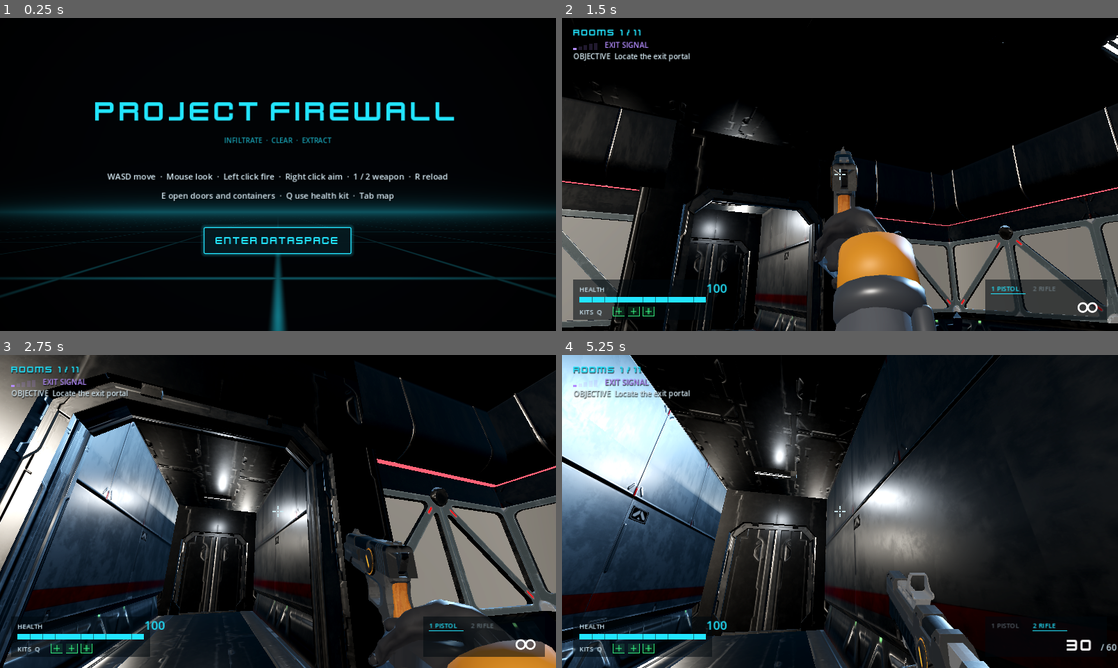
Above: before the commit, frames 1-4 (two rows, left to right).
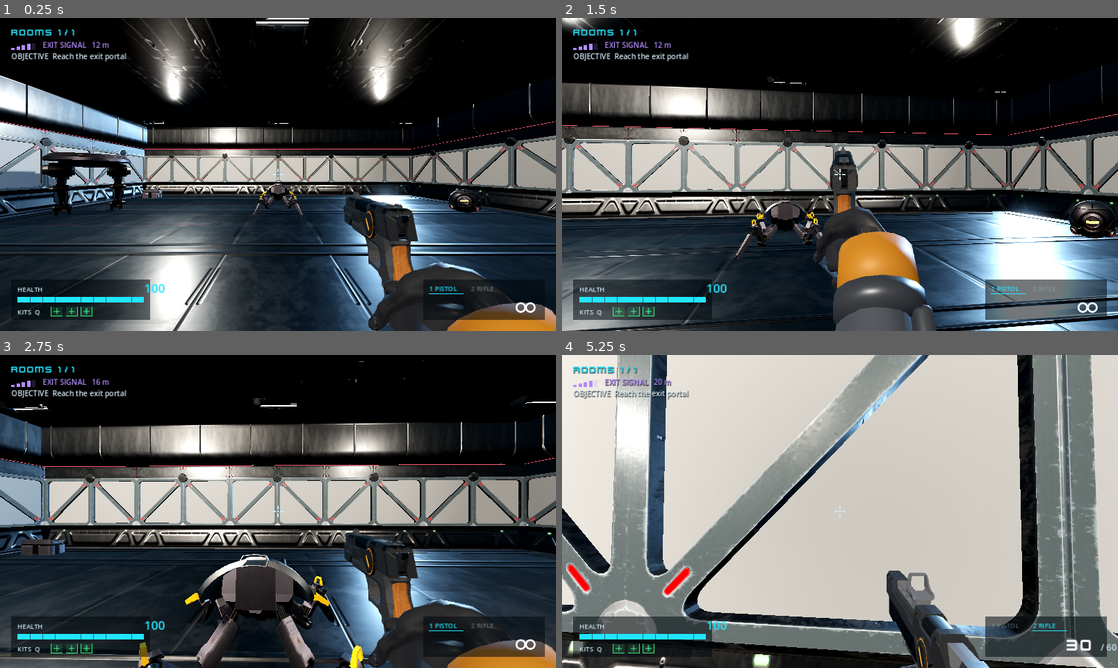
Above: after the commit, the same moments.

Repository: willsertorio/godot-blender
Game: Godot game, scene res://scenes/main.tscn
The game is run twice, just before and just after one commit, with the same random seed, the same clock (stepped at 60 frames per second) and the same inputs.
Inputs (mouse positions are in pixels of both pictures, inside the frame that each line leads up to):
- Up to frame 1 (0.25 s): no input
- Up to frame 2 (1.5 s): click (840, 240) at 0.5 s, where only the run before the commit has a clickable "ENTER DATASPACE"; move the mouse to (867, 174) at 1.27 s; hold W (move_forward) from 1.28 s (still down); hold Right mouse button (aim) from 1.28 s (still down); click (867, 174) at 1.42 s
- Up to frame 3 (2.75 s): keep holding W (move_forward); move the mouse to (250, 511) at 2.02 s; release Right mouse button (aim) at 2.03 s; click (250, 511) at 2.1 s
- Up to frame 4 (5.25 s): keep holding W (move_forward); move the mouse to (851, 505) at 2.77 s; hold E (interact) 2.78-3.53 s; move the mouse to (834, 517) at 3.52 s; tap Q (use_kit) at 3.6 s; click (834, 517) at 3.67 s; move the mouse to (878, 514) at 4.27 s; tap 1 (weapon_1) at 4.35 s; move the mouse to (795, 508) at 5.02 s; tap 2 (weapon_2) at 5.1 s

The runs differ from the first frame. In frame 1, 60% of the frame differs, in the area x 0-100%, y 0-100%; in frame 2, 53%; in frame 3, 56%; in frame 4, 89%.

Commit message:
Play opens the one-room test room by default; --game for the full game
Co-Authored-By: Claude Opus 5.5 <noreply@anthropic.com>
Claude-Session: https://claude.ai/code/session_01BG5f1AbuPAYmNmnndZXrxf

Diff:
--- a/scripts/main.gd
+++ b/scripts/main.gd
@@ -6,7 +6,9 @@
 ##   --autostart     skip the title screen
 ##   --capture=DIR   run the capture tour (scripts/capture.gd) and quit
 ##   --greybox       build with greybox boxes instead of the Blender kit
-##   --lab           test room: one room, frozen targets, invulnerable (with --capture: the lab tour)
+##   (no args)       test room: one room, frozen targets, invulnerable (polish phase default)
+##   --game          title screen + full dungeon runs
+##   --lab           with --capture: the test-room capture tour
 ##   --perf          log FPS, draw calls, objects and triangles every 2 s (web: ?perf=1)
 ## In the browser the same options come from the URL query: ?seed=N&autostart=1
 
@@ -76,12 +78,14 @@
 			cap.run_lab(self, args.capture)
 		else:
 			cap.run(self, args.capture)
-	elif args.has("lab"):
-		start_lab()
 	elif args.has("autostart"):
 		start_run()
+	elif args.has("game"):
+		ui.show_title()
 	else:
-		ui.show_title()
+		# Polish phase: pressing Play opens the one-room test room. `--game` (or ?game=1 on the
+		# web) restores the title screen and full dungeon runs.
+		start_lab()
 
 
 func current_seed() -> int:
Not shown, changed: CLAUDE.md
